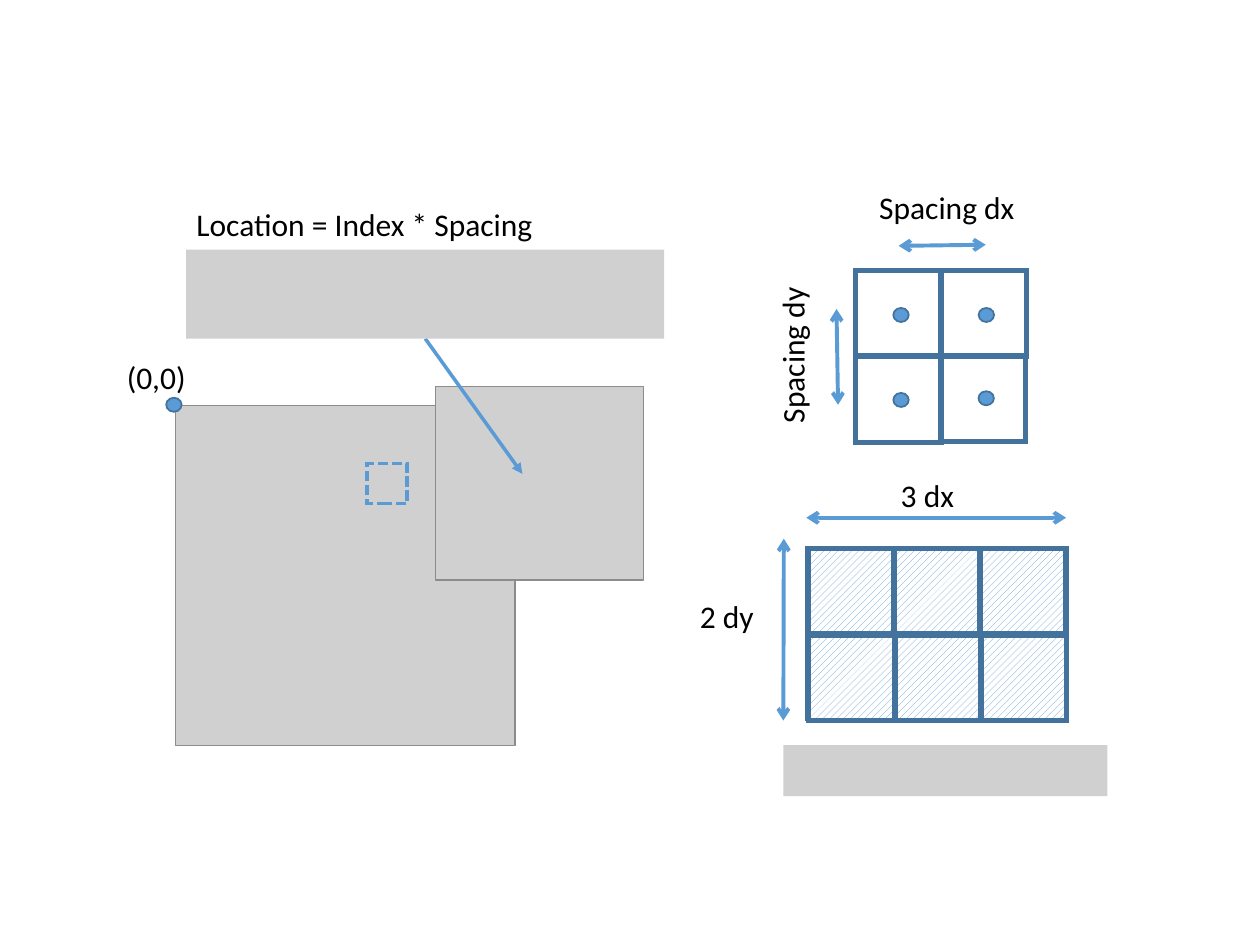
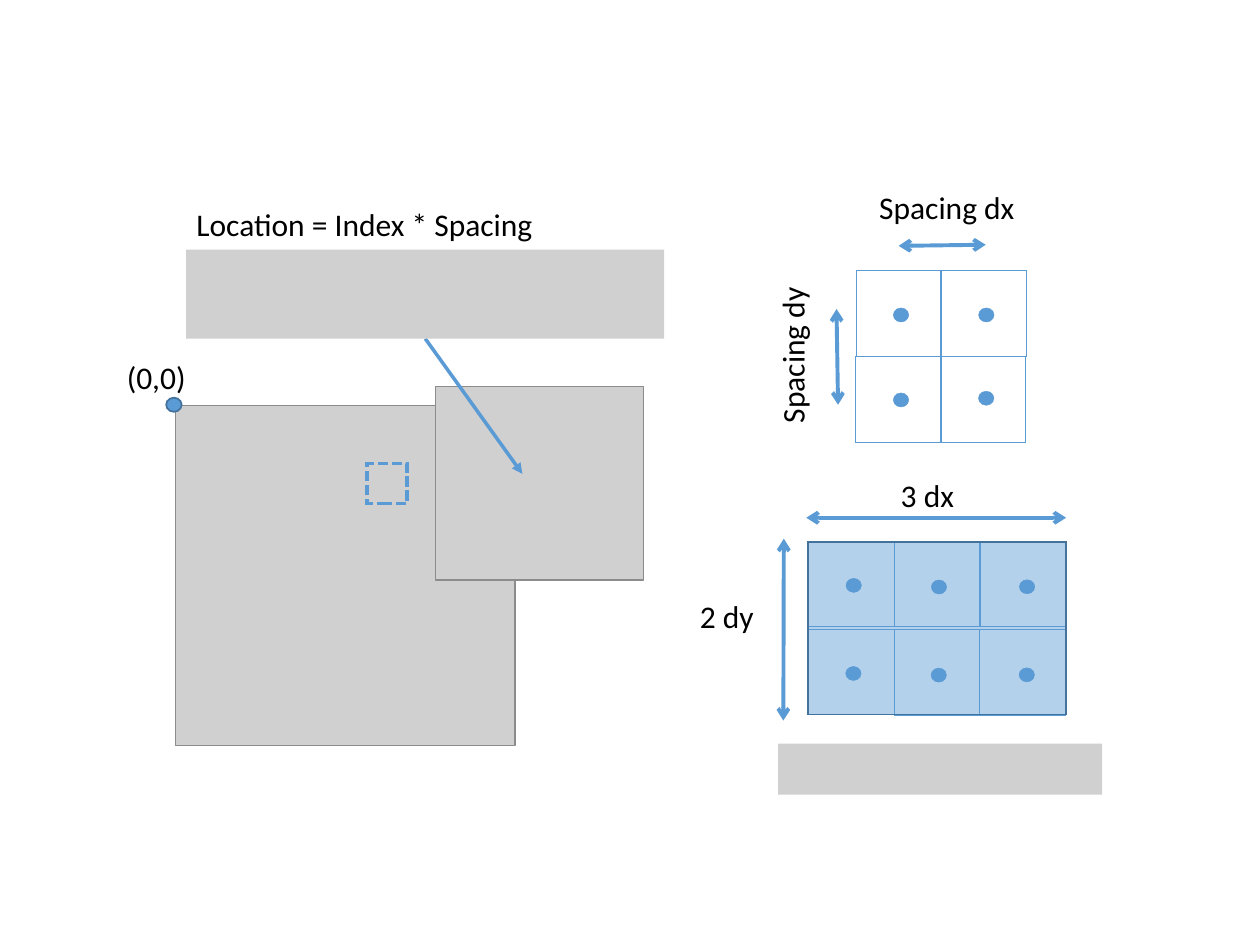
Before and after one commit to NEUBIAS/training-resources, a slide deck: slide 1 of figures/resources/spatial_calibration.pptx. Drawn at 1260x945 pixels with LibreOffice and Linux fonts; fonts in the diff are those of the drawing; grey boxes stand for pictures. Boxes give left, top, right and bottom in pixels: in the first picture for what was removed or moved away, otherwise in the second. Text is boxed around its words. In the diff, an @@ line names an element or a change of style, - is before the commit and + after.

```diff
--- a/figures/resources/spatial_calibration.pptx
+++ b/figures/resources/spatial_calibration.pptx
@@ outline #43739E 1 pt to #5B9BD5 0.25 pt in 4 elements at bbox=[979, 307, 994, 321], bbox=[893, 307, 908, 321], bbox=[979, 391, 994, 404], bbox=[893, 393, 908, 407] @@
@@ rectangle at bbox=[808, 542, 1066, 714]: fill pattern #5B9BD5 on #FFFFFF to #5B9BD5 at 46% opacity @@
@@ outline #43739E 3 pt to #5B9BD5 0.25 pt in 10 elements at bbox=[856, 271, 941, 357], bbox=[941, 270, 1027, 355], bbox=[856, 357, 941, 442], bbox=[940, 357, 1026, 442], bbox=[808, 629, 893, 714], bbox=[893, 629, 979, 714], bbox=[895, 541, 980, 626], bbox=[980, 541, 1066, 626], bbox=[979, 629, 1065, 714], bbox=[809, 541, 895, 626] @@
@@ 6 rectangles: place and size @@
-6 rectangles at bbox=[806, 548, 1066, 721]
+6 rectangles at bbox=[808, 541, 1066, 714]
@@ ellipse added at bbox=[845, 578, 861, 592], fill #5B9BD5, outline #5B9BD5 0.25 pt @@
@@ ellipse added at bbox=[931, 580, 946, 593], fill #5B9BD5, outline #5B9BD5 0.25 pt @@
@@ ellipse added at bbox=[1019, 580, 1034, 593], fill #5B9BD5, outline #5B9BD5 0.25 pt @@
@@ rectangle: place and size @@
-rectangle at bbox=[982, 635, 1067, 721]
+rectangle at bbox=[979, 629, 1065, 714]
@@ ellipse added at bbox=[845, 667, 861, 680], fill #5B9BD5, outline #5B9BD5 0.25 pt @@
@@ ellipse added at bbox=[931, 668, 946, 682], fill #5B9BD5, outline #5B9BD5 0.25 pt @@
@@ ellipse added at bbox=[1019, 668, 1034, 682], fill #5B9BD5, outline #5B9BD5 0.25 pt @@
@@ picture: place and size @@
-picture at bbox=[784, 745, 1108, 795]
+picture at bbox=[779, 743, 1102, 794]
```
Also in this commit, not shown: 1 other file.
